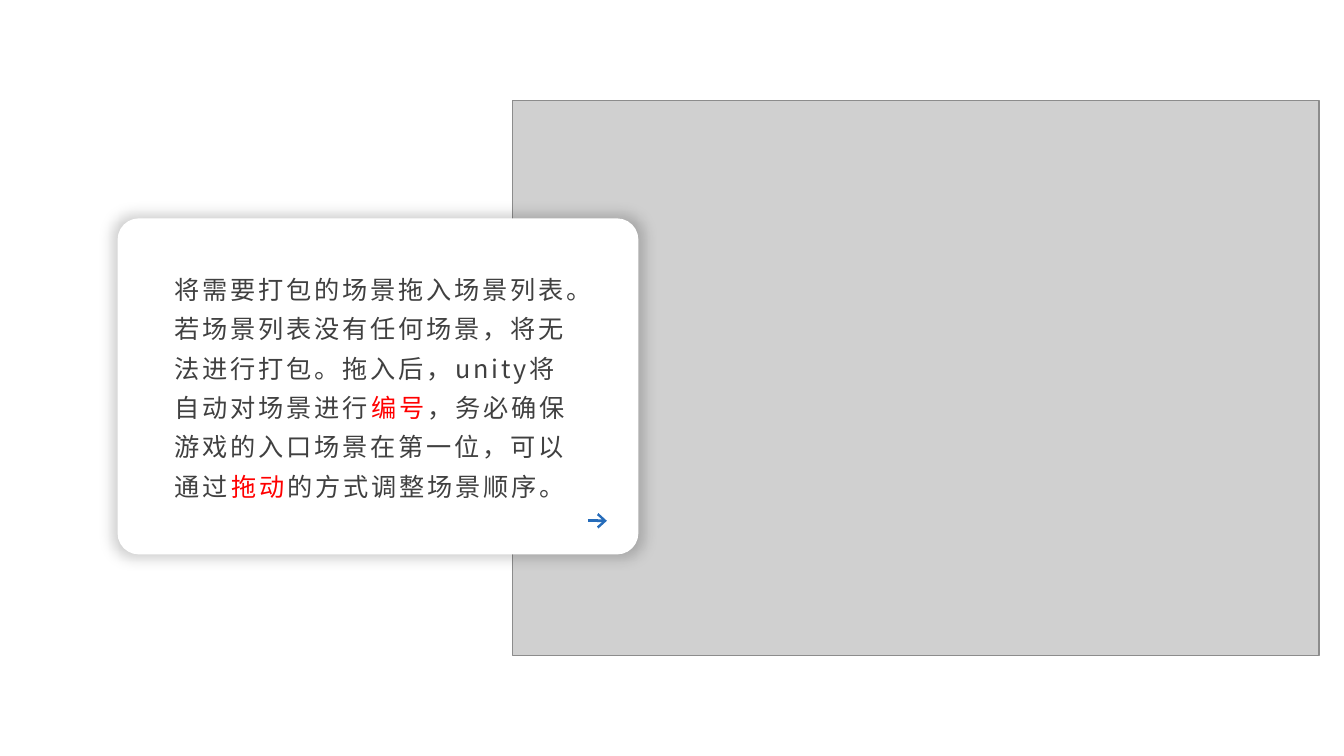
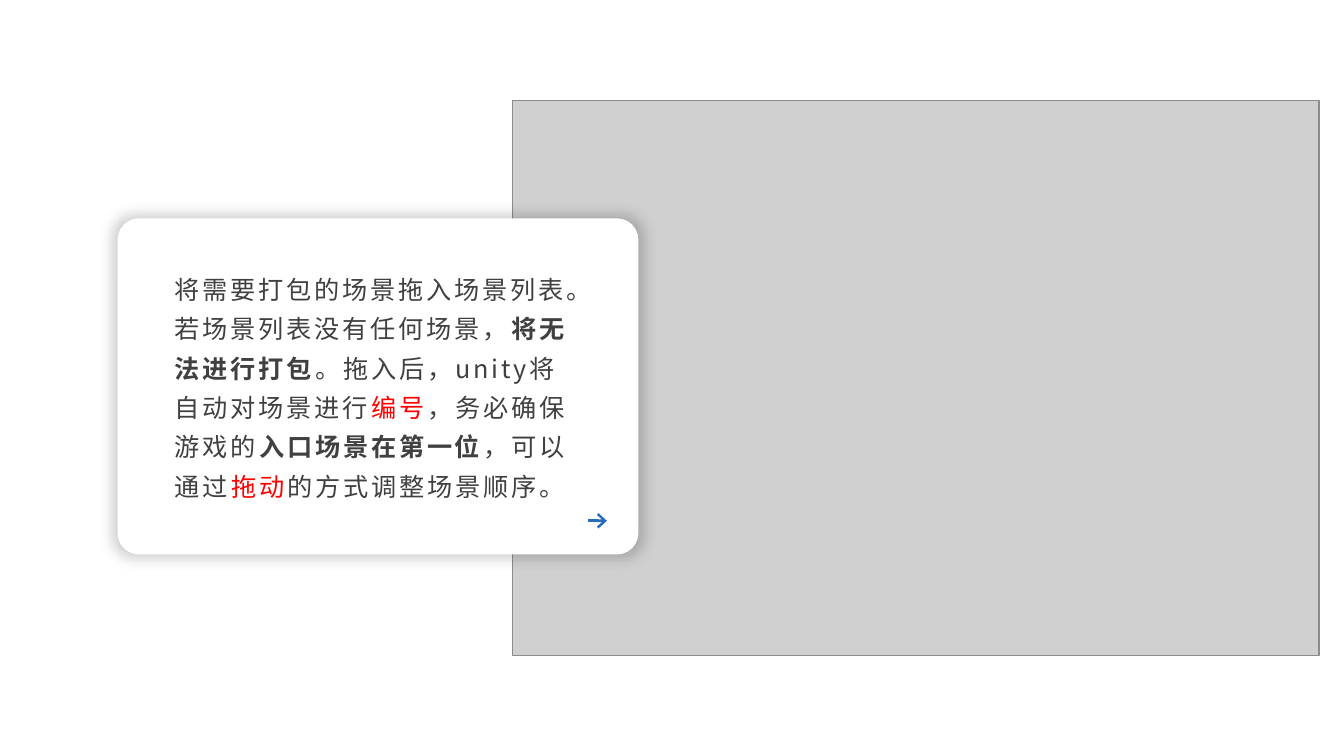
Before and after one commit to FangyeReady/Empty, a slide deck: slide 9 of 教学课件/20.第二十课 场景和安卓打包设置.pptx. Drawn at 1344x756 pixels with LibreOffice and Linux fonts; fonts in the diff are those of the drawing; grey boxes stand for pictures. Boxes give left, top, right and bottom in pixels: in the first picture for what was removed or moved away, otherwise in the second. Text is boxed around its words. In the diff, an @@ line names an element or a change of style, - is before the commit and + after.

```diff
--- a/教学课件/20.第二十课 场景和安卓打包设置.pptx
+++ b/教学课件/20.第二十课 场景和安卓打包设置.pptx
@@ text "将需要打包的场景拖入场景列表。若场景列表没有任何场景，将无法进行打包。拖入后，unity将自动对场景进行编号，务必确保游 ..." at (x1=175, y1=278, x2=592, y2=498): bold on in "将需要打包的场景拖入场景列表。若场景列表没有任何场景，将无法进行打包。拖入后，unity将自动对场景进行编号，务必确保游 ..." @@
```
Also in this commit, not shown: 3 other slides changed, 3 slides added, 1 slide removed.
